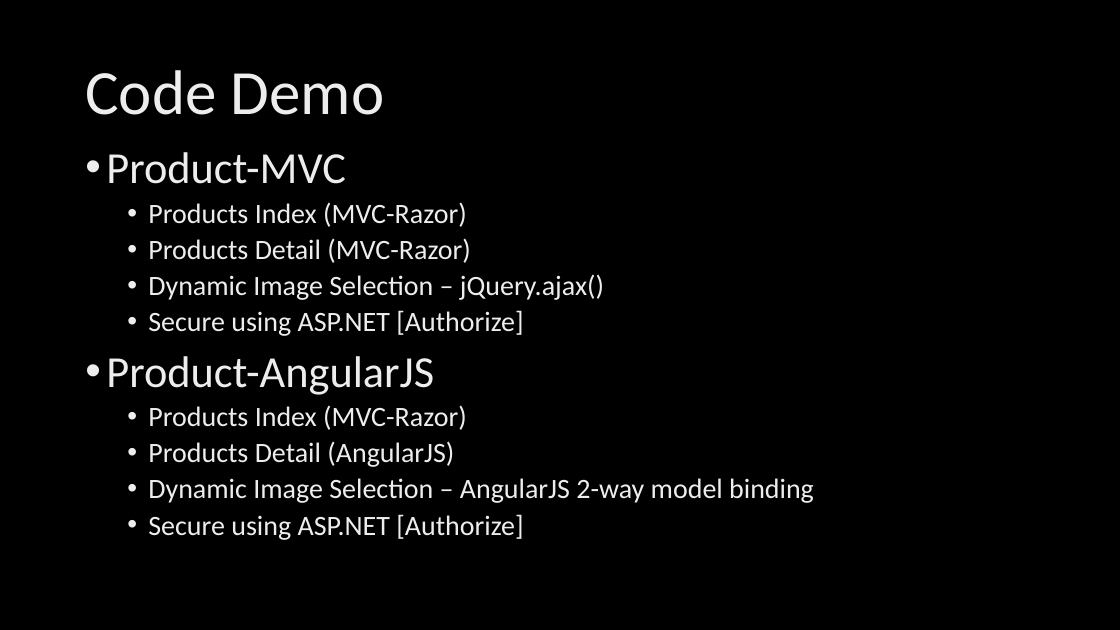
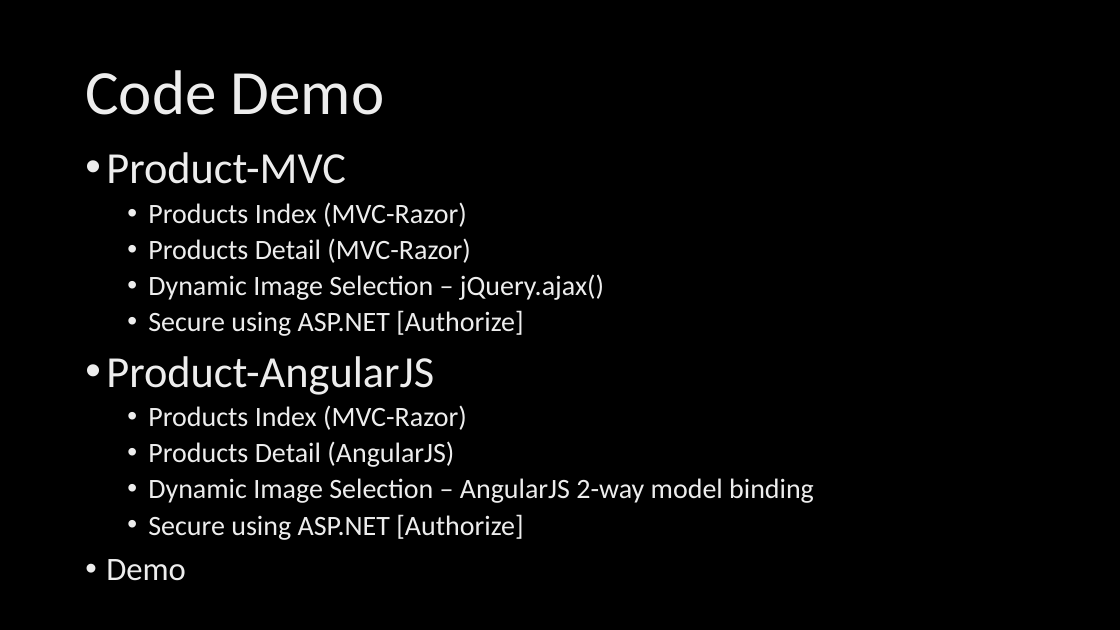
Before and after one commit to ryanlangton/angularjs-mvc, a slide deck: slide 15 of AngularJSdotNet.pptx (slide 16 before the commit). Drawn at 1120x630 pixels with LibreOffice and Linux fonts; fonts in the diff are those of the drawing; background and template pictures are left out. Boxes give left, top, right and bottom in pixels: in the first picture for what was removed or moved away, otherwise in the second. Text is boxed around its words. In the diff, an @@ line names an element or a change of style, - is before the commit and + after.

```diff
--- a/AngularJSdotNet.pptx
+++ b/AngularJSdotNet.pptx
@@ text at <box>106,559,186,581</box>: paragraph added @@
+• Demo
```
Also in this commit, not shown: 5 other slides changed, 1 slide removed, 32 other files.
